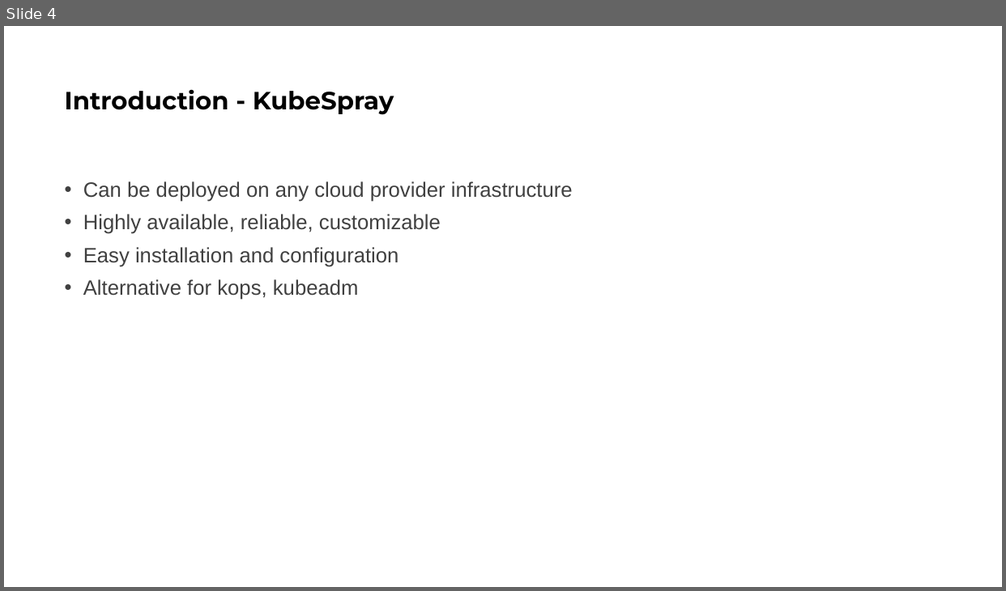
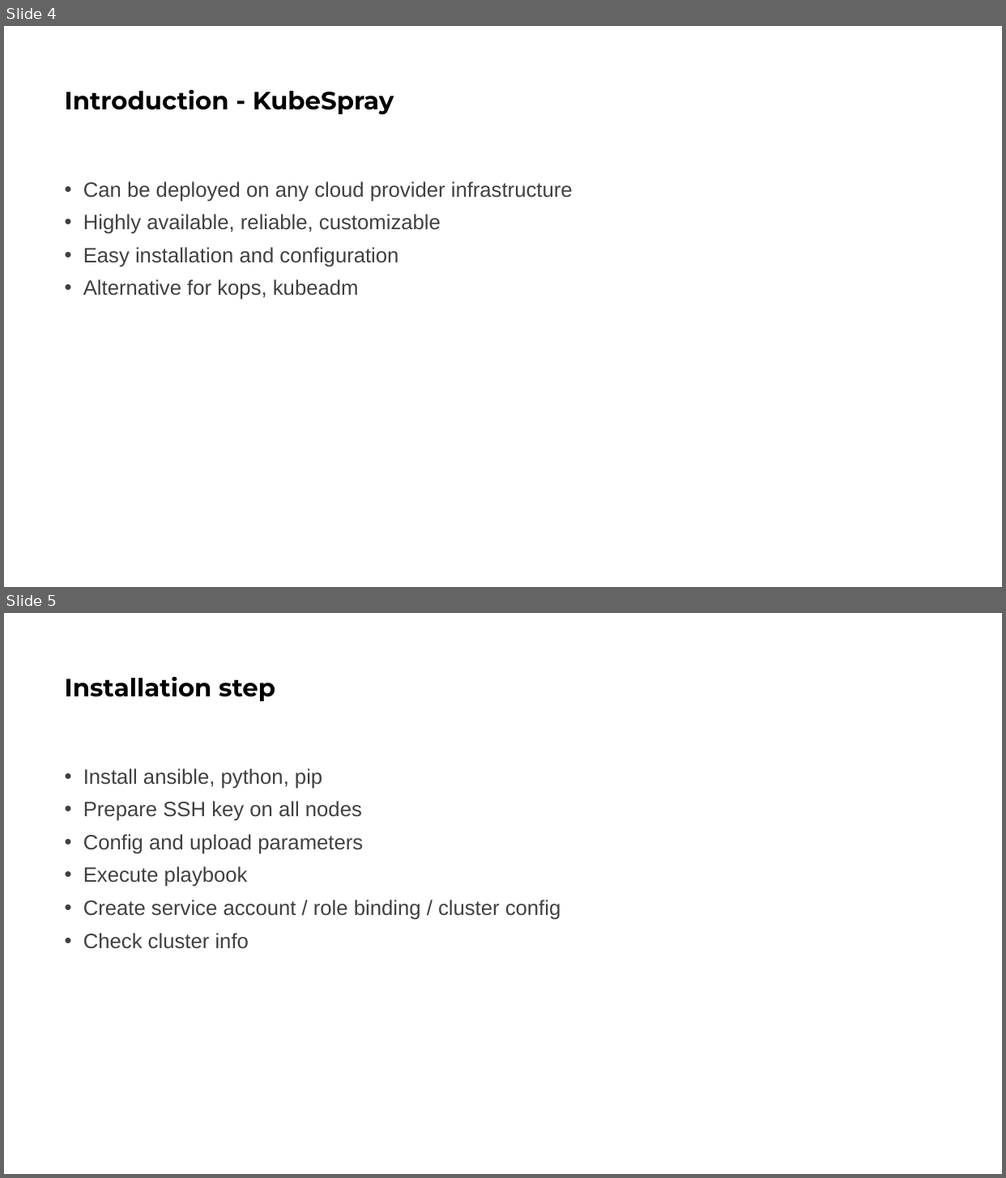
Before and after one commit to taquy/open-infra, a slide deck: BYOC.pptx. Shown one above the other, each under a label of ours: slide 4 before the commit, slides 4 and 5 after it. The pictures are 1006x591 and 1006x1178 pixels, drawn with LibreOffice and Linux fonts; fonts in the diff are those of the drawing. Boxes give left, top, right and bottom in pixels: in the first picture for what was removed or moved away, otherwise in the second. Text is boxed around its words. In the diff, an @@ line names an element or a change of style, - is before the commit and + after.

```diff
--- a/BYOC.pptx
+++ b/BYOC.pptx
@@ slide 5 added at [4, 613, 1002, 1174], background #FFFFFF @@
@@ title added at [65, 676, 275, 701], 24 pt, text #000000, bold @@
+Installation step
@@ text added at [83, 769, 561, 949], 20 pt, text #404040 @@
+• Install ansible, python, pip
+• Prepare SSH key on all nodes
+• Config and upload parameters
+• Execute playbook
+• Create service account / role binding / cluster config
+• Check cluster info
```
Also in this commit, not shown: 5 other files.
